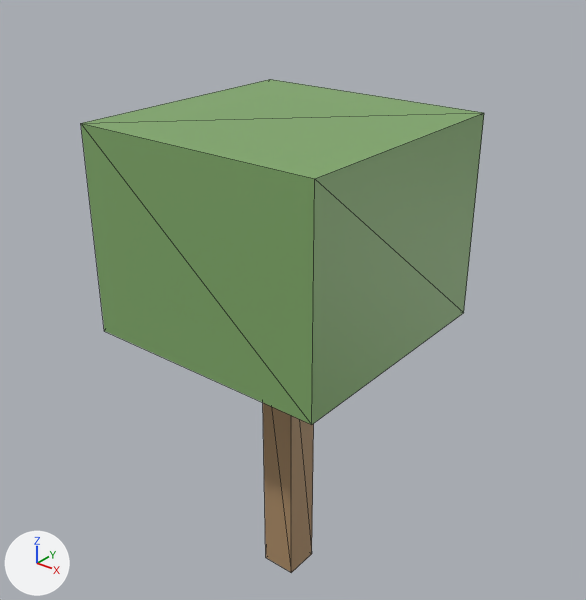
Before and after pictures for a commit that changed the glTF model data/islands/disksaver/glb/Prop_DS_Tree_08.glb.
One viewpoint serves both versions: a 50 mm lens placed at (3.57, -4.4, 5.33), pointed at (-0.06, 0.13, 2.52). The axes (+X, +Y, +Z) are drawn at lower left. The lights are the same throughout. The older version comes first. Mesh edges are drawn as thin lines. Vertices at exactly the same position are counted once.
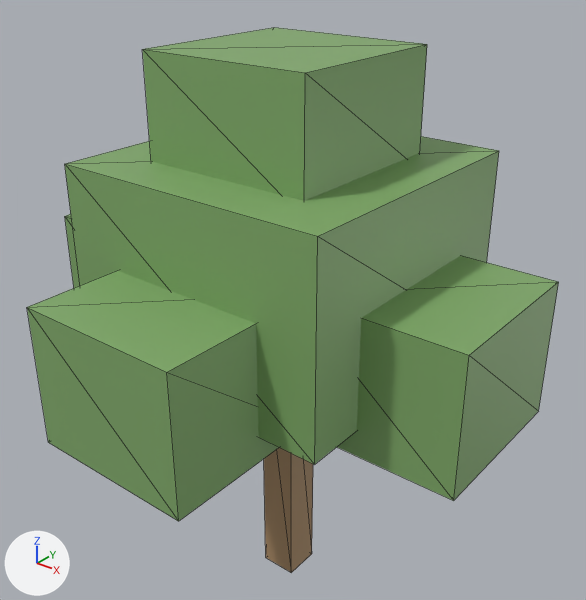
Boxes [x1, y1, x2, y2] around the edits, measured in the pictures (586 x 600 px):
'Cube.001', moved, rescaled: before [81, 79, 484, 425]; after [65, 136, 499, 464]
'Cube.005', added (green): after [27, 271, 279, 521]
'Cube.006', added (green): after [142, 27, 427, 201]
'Cube.002', added (green): after [337, 256, 559, 501]
'Cube.003', added (green): after [65, 214, 80, 288]

The change, as a list of edits to the scene's bpy script:
```text
Change me_cube_1447:
    used by ob_cube_001; location = (0.0, 0.0, 0.0)
    remove me_cube_1447.from_pydata(...)  # 8 vertices, 12 faces; spans x -1.0..1.0, y -1.0..1.0, z 2.4..4.0
    add me_cube_1447.from_pydata(...)  # 8 vertices, 12 faces; spans x -1.1..1.1, y -1.1..1.1, z 2.2..3.72
    me_cube_1447 part 1: the whole mesh is scaled about its middle by (1.1, 1.1, 0.95), then moved by (0.0, 0.0, -0.24)
Add me_cube_1492:
    me_cube_1492.from_pydata(...)  # a box spanning x -0.68..0.68, y -0.68..0.68, z 3.6..4.48
    me_cube_1492.materials.append(mat_ds_leaf0)  # green #81aa6a
Add me_cube_1491:
    me_cube_1491.from_pydata(...)  # a box spanning x -0.64..0.64, y -1.84..-0.56, z 2.0..3.04
    me_cube_1491.materials.append(mat_ds_leaf0)  # green #81aa6a
Add me_cube_1489:
    me_cube_1489.from_pydata(...)  # a box spanning x -1.84..-0.56, y -0.64..0.64, z 2.0..3.04
    me_cube_1489.materials.append(mat_ds_leaf0)  # green #81aa6a
Add me_cube_1488:
    me_cube_1488.from_pydata(...)  # a box spanning x 0.56..1.84, y -0.64..0.64, z 2.0..3.04
    me_cube_1488.materials.append(mat_ds_leaf0)  # green #81aa6a
Add ob_cube_006:
    ob_cube_006 = bpy.data.objects.new('Cube.006', me_cube_1492)
    ob_cube_006.location = (0.0, 0.0, 0.0)
Add ob_cube_005:
    ob_cube_005 = bpy.data.objects.new('Cube.005', me_cube_1491)
    ob_cube_005.location = (0.0, 0.0, 0.0)
Add ob_cube_003:
    ob_cube_003 = bpy.data.objects.new('Cube.003', me_cube_1489)
    ob_cube_003.location = (0.0, 0.0, 0.0)
Add ob_cube_002:
    ob_cube_002 = bpy.data.objects.new('Cube.002', me_cube_1488)
    ob_cube_002.location = (0.0, 0.0, 0.0)
```
